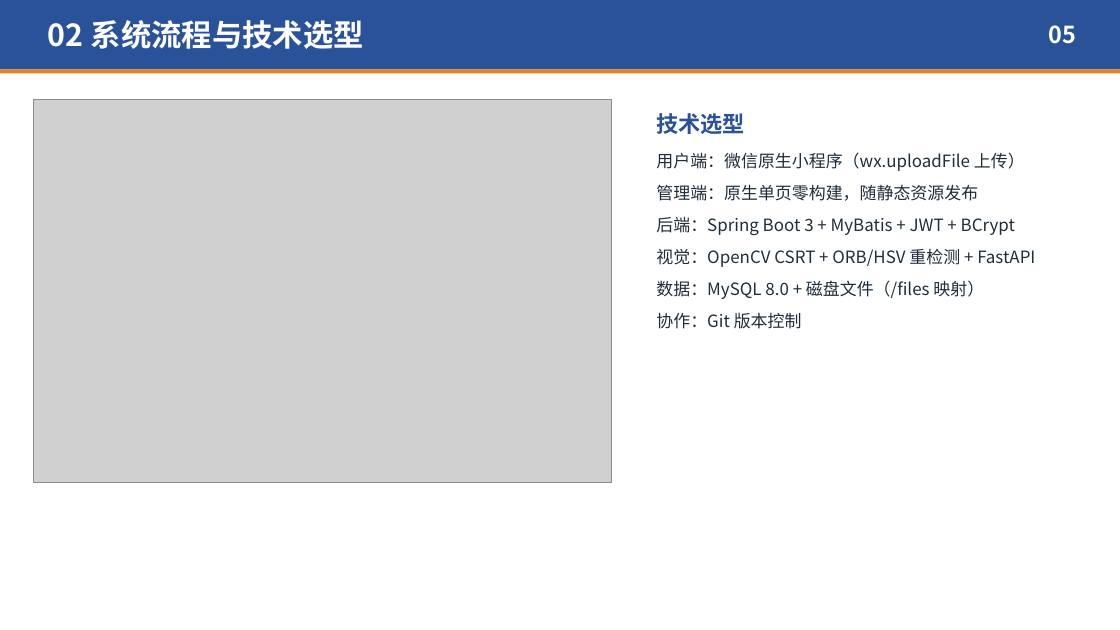
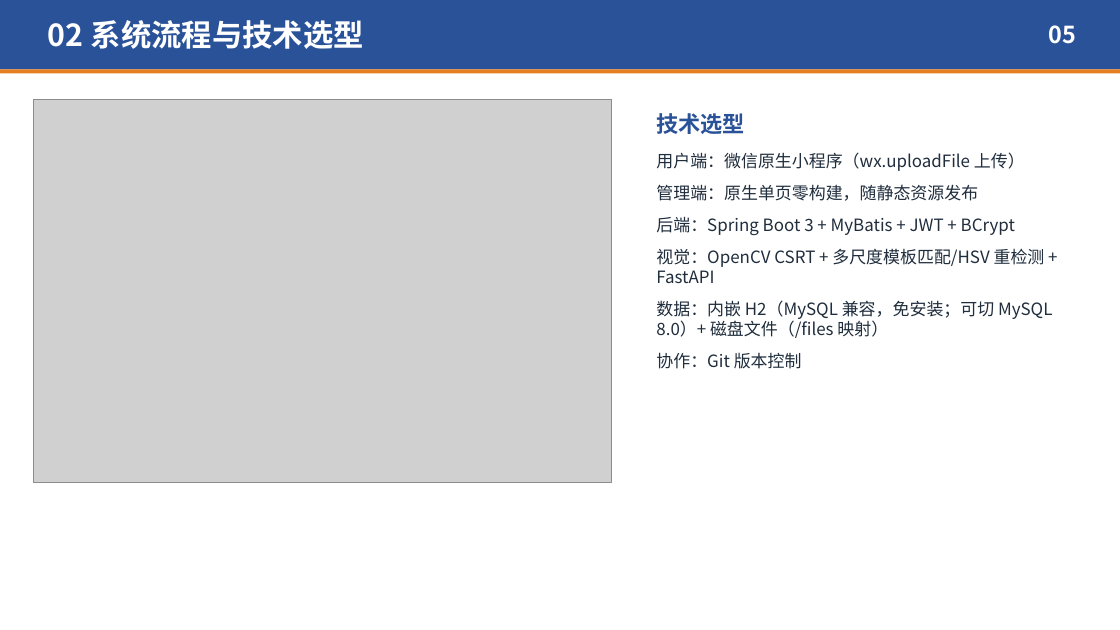
Before and after one commit to Aiden-crazy/object-tracking, a slide deck: slide 5 of 03-答辩PPT/综合实践III答辩PPT-单目标跟踪系统.pptx. Drawn at 1120x630 pixels with LibreOffice and Linux fonts; fonts in the diff are those of the drawing; grey boxes stand for pictures. Boxes give left, top, right and bottom in pixels: in the first picture for what was removed or moved away, otherwise in the second. Text is boxed around its words. In the diff, an @@ line names an element or a change of style, - is before the commit and + after.

```diff
--- a/03-答辩PPT/综合实践III答辩PPT-单目标跟踪系统.pptx
+++ b/03-答辩PPT/综合实践III答辩PPT-单目标跟踪系统.pptx
@@ text at box(656, 248, 1052, 338): text changed @@
-视觉：OpenCV CSRT + ORB/HSV 重检测 + FastAPI
-数据：MySQL 8.0 + 磁盘文件（/files 映射）
+视觉：OpenCV CSRT + 多尺度模板匹配/HSV 重检测 + FastAPI
+数据：内嵌 H2（MySQL 兼容，免安装；可切 MySQL 8.0）+ 磁盘文件（/files 映射）
```
Also in this commit, not shown: 10 other slides changed, 37 other files.
